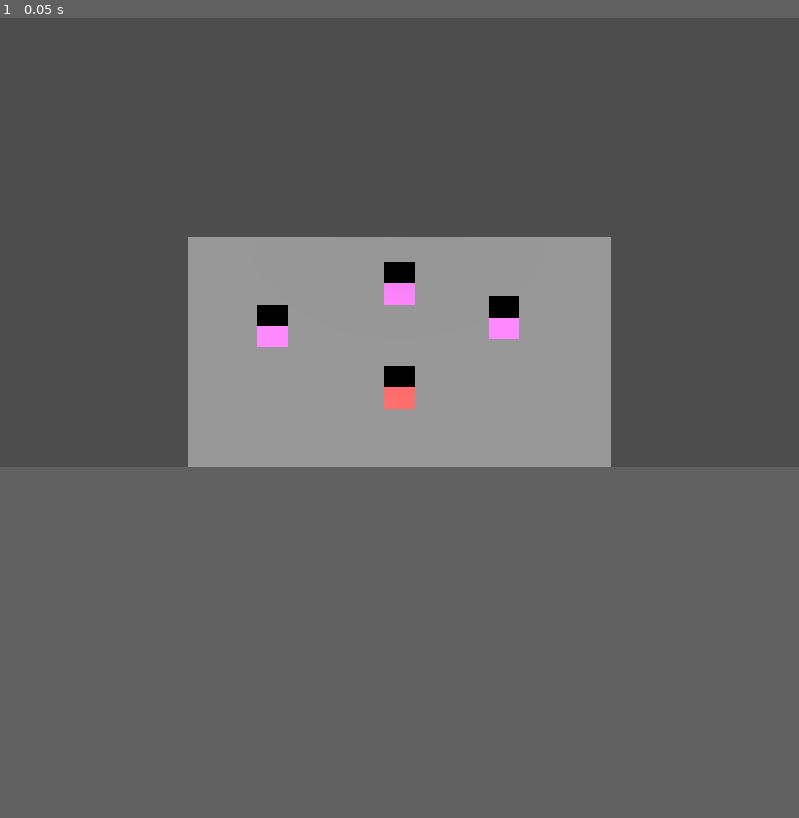
Above: before the commit, frame 1.
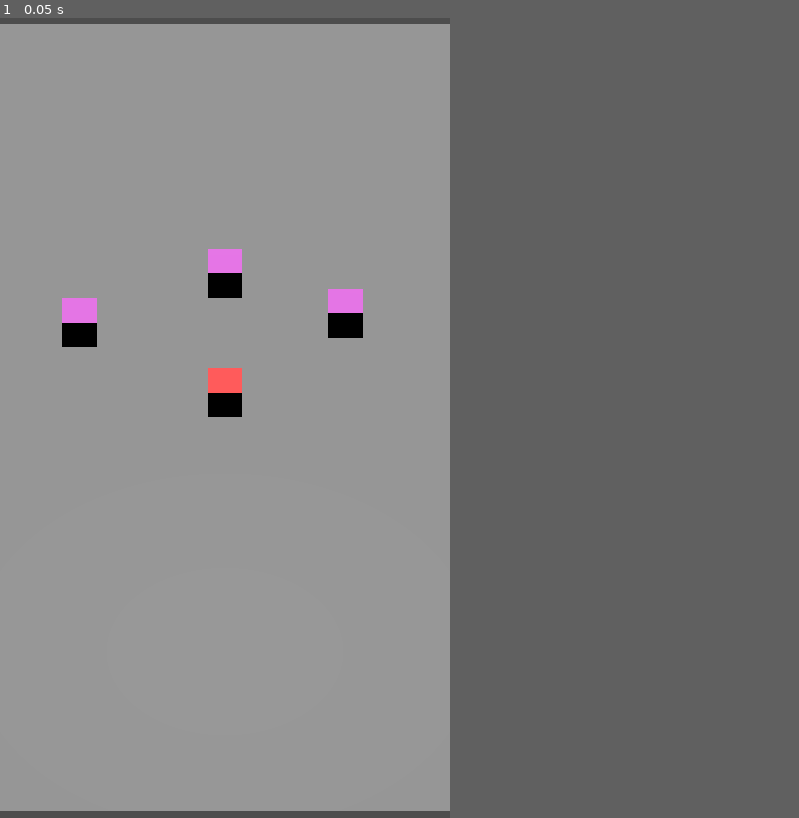
Above: after the commit, the same moment.

Repository: GhostKnights/DiceWar
Game: Godot game, scene res://game_root.tscn
Two runs of this game, one before a commit and one after it. Both use one fixed random seed, a clock stepped at 60 frames per second and the inputs below.
Inputs:
- Up to frame 1 (0.05 s): no input
The window is 799x449 before the commit and 450x800 after it. Grey fills any space a smaller window leaves; there, only what the larger window draws over its background counts as a difference.

The runs differ from the first frame. In frame 1, 29% of the frame differs, in the area x 0-77%, y 0-100%.

Commit message:
增加棋盘调整摄像头

Diff:
--- a/game_root.tscn
+++ b/game_root.tscn
@@ -12,10 +12,10 @@
 [sub_resource type="BoxShape3D" id="BoxShape3D_pjpa4"]
 
 [sub_resource type="QuadMesh" id="QuadMesh_xj5yv"]
-size = Vector2(14, 14)
+size = Vector2(18, 32)
 
 [sub_resource type="BoxShape3D" id="BoxShape3D_xj5yv"]
-size = Vector3(14.2, 14.2, 0.4)
+size = Vector3(18.4, 32.4, 0.4)
 
 [sub_resource type="StandardMaterial3D" id="StandardMaterial3D_xj5yv"]
 albedo_color = Color(0.87900966, 0.43636346, 0.88118494, 1)
@@ -28,10 +28,12 @@
 [node name="GameRoot" type="Node3D" unique_id=1439697774]
 
 [node name="Camera3D" type="Camera3D" parent="." unique_id=2122000675]
-transform = Transform3D(1, 0, 0, 0, 0.7071068, 0.7071068, 0, -0.7071068, 0.7071068, 0, 7.256, 0)
+transform = Transform3D(1, 0, 0, 0, 0.7071068, -0.7071068, 0, 0.7071068, 0.7071068, 0, -9.521032, 9)
 projection = 1
 current = true
-size = 14.832
+size = 23.0
+near = 0.1
+far = 100.0
 
 [node name="Dice" type="RigidBody3D" parent="." unique_id=305620930]
 gravity_scale = 0.0
@@ -52,6 +54,7 @@
 
 [node name="TableBoard" type="StaticBody3D" parent="." unique_id=915346561]
 transform = Transform3D(1, 0, 0, 0, 1, 0, 0, 0, 1, 0, 0, -0.5)
+axis_lock_linear_z = true
 
 [node name="MeshInstance3D" type="MeshInstance3D" parent="TableBoard" unique_id=410861241]
 mesh = SubResource("QuadMesh_xj5yv")
--- a/project.godot
+++ b/project.godot
@@ -14,6 +14,12 @@
 run/main_scene="uid://dao0tno3qogx1"
 config/features=PackedStringArray("4.6", "GL Compatibility")
 config/icon="res://icon.svg"
+
+[display]
+
+window/size/viewport_width=720
+window/size/viewport_height=1280
+window/stretch/mode="viewport"
 
 [input]
 
